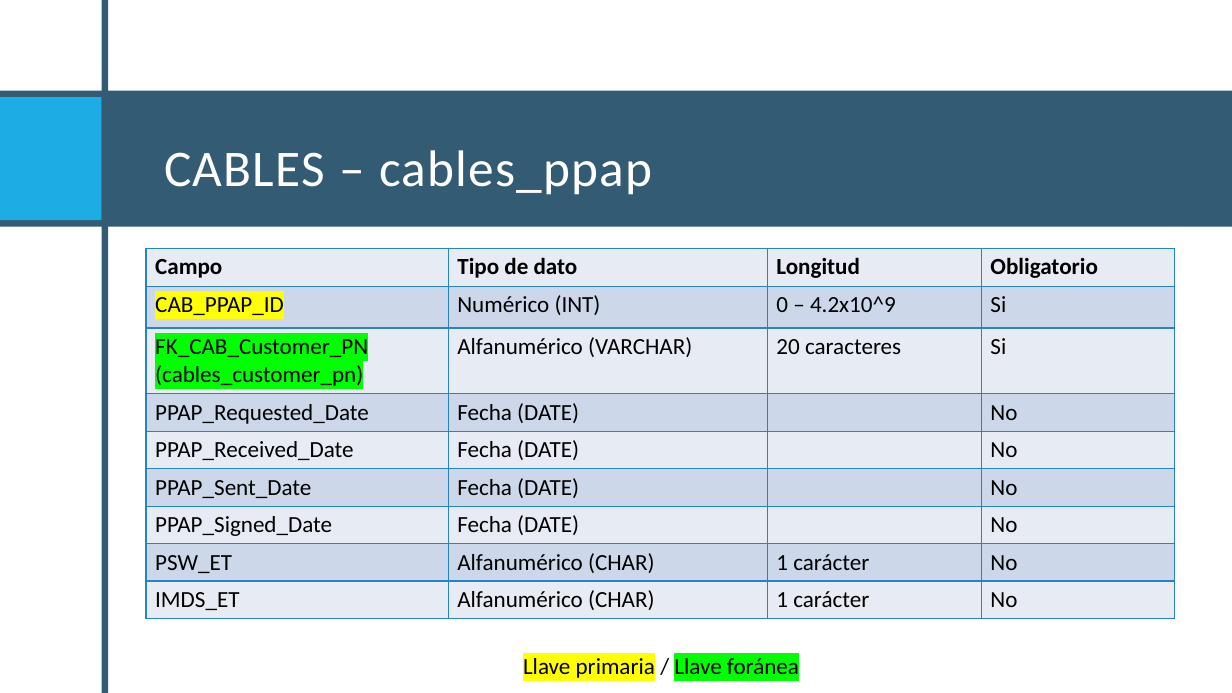
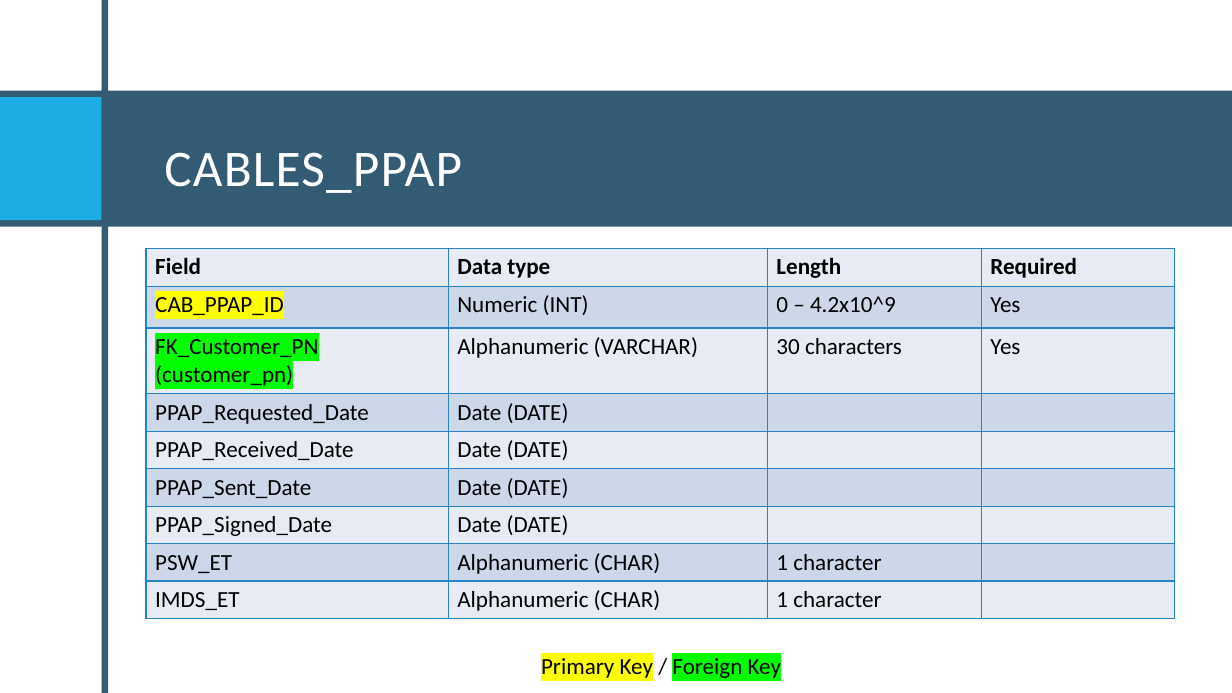
Before and after one commit to Santiago-004/proyecto, a slide deck: slide 13 of Proyecto Final.pptx. Drawn at 1232x693 pixels with LibreOffice and Linux fonts; fonts in the diff are those of the drawing. Boxes give left, top, right and bottom in pixels: in the first picture for what was removed or moved away, otherwise in the second. Text is boxed around its words. In the diff, an @@ line names an element or a change of style, - is before the commit and + after.

```diff
--- a/Proyecto Final.pptx
+++ b/Proyecto Final.pptx
@@ title at (164,152,462,193): text changed @@
-CABLES – cables_ppap
+CABLES_PPAP
@@ table at (146,249,1175,616) @@
-row 1: Campo | Tipo de dato | Longitud | Obligatorio
+row 1: Field | Data type | Length | Required
-row 2, column 2: Numérico (INT)
+row 2, column 2: Numeric (INT)
-row 2, column 4: Si
+row 2, column 4: Yes
-row 3: FK_CAB_Customer_PN / (cables_customer_pn) | Alfanumérico (VARCHAR) | 20 caracteres | Si
+row 3: FK_Customer_PN / (customer_pn) | Alphanumeric (VARCHAR) | 30 characters | Yes
-row 4, column 2: Fecha (DATE)
+row 4, column 2: Date (DATE)
-row 4, column 4: No
+row 4, column 4: 
-row 5, column 2: Fecha (DATE)
+row 5, column 2: Date (DATE)
-row 5, column 4: No
+row 5, column 4: 
-row 6, column 2: Fecha (DATE)
+row 6, column 2: Date (DATE)
-row 6, column 4: No
+row 6, column 4: 
-row 7, column 2: Fecha (DATE)
+row 7, column 2: Date (DATE)
-row 7, column 4: No
+row 7, column 4: 
-row 8: PSW_ET | Alfanumérico (CHAR) | 1 carácter | No
+row 8: PSW_ET | Alphanumeric (CHAR) | 1 character | 
-row 9: IMDS_ET | Alfanumérico (CHAR) | 1 carácter | No
+row 9: IMDS_ET | Alphanumeric (CHAR) | 1 character | 
@@ text at (541,658,781,678): text changed @@
-Llave primaria / Llave foránea
+Primary Key / Foreign Key
```
Also in this commit, not shown: 17 other slides changed, 13 slides added, 22 slides removed.
